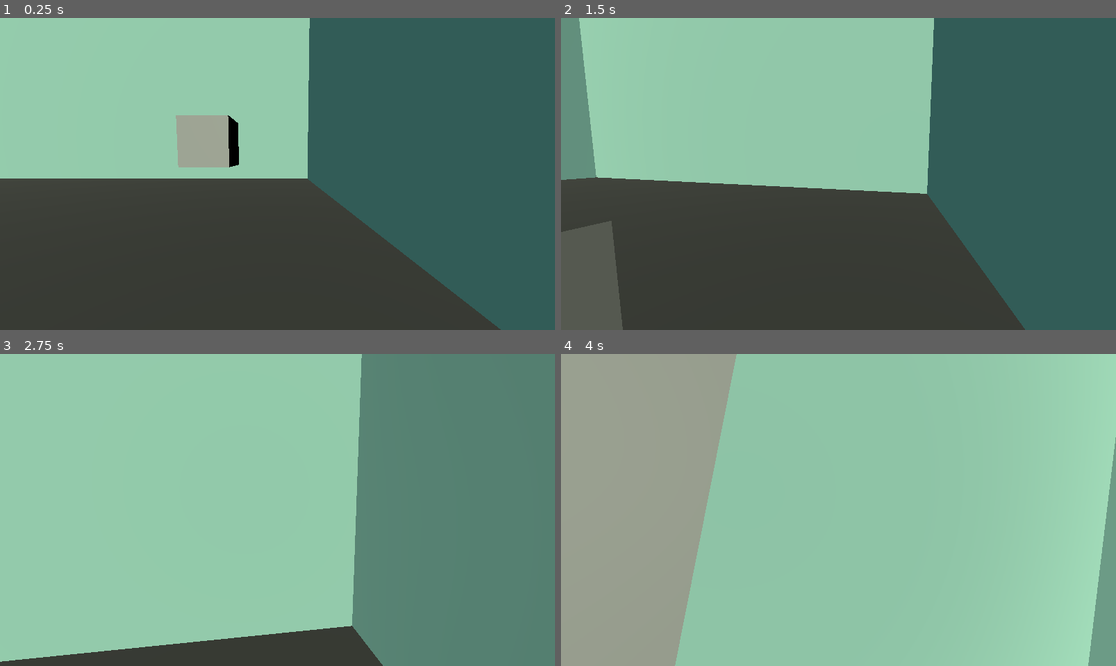
Above: before the commit, frames 1-4 (two rows, left to right).
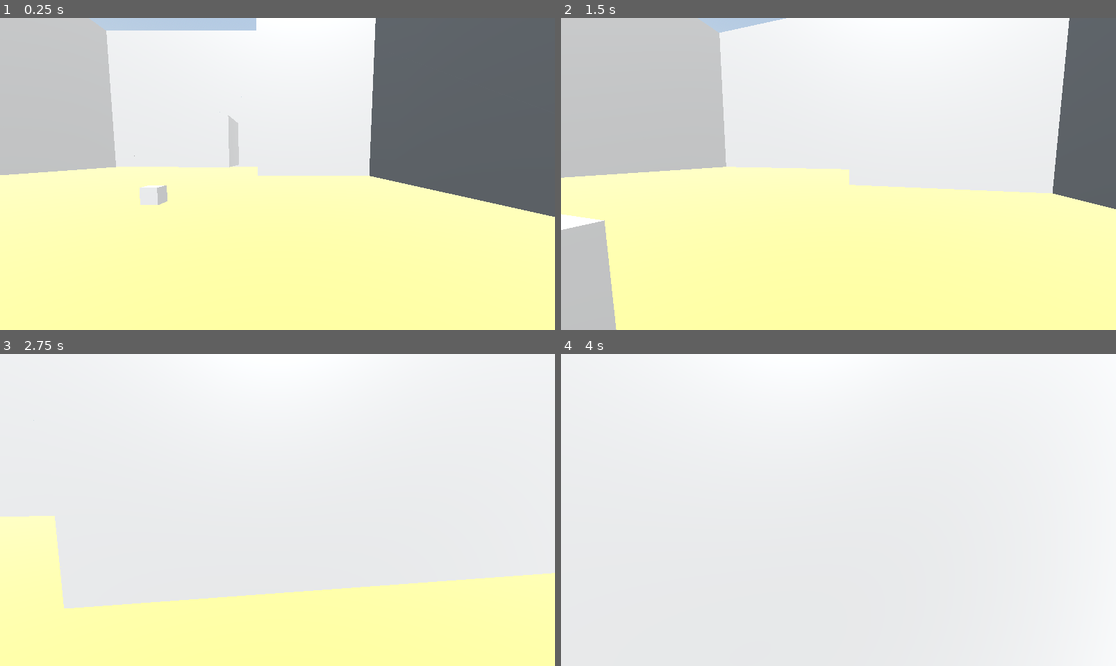
Above: after the commit, the same moments.

Repository: MonkeeyWEB/Godot-Project
Game: Godot game, scene res://node_3d.tscn
Same seed, same stepped clock (60 frames per second), same inputs: the game is played once before the commit and once after it. Sound files missing from this copy of the repository are replaced by a short silence.
Inputs (mouse positions are in pixels of both pictures, inside the frame that each line leads up to):
- Up to frame 1 (0.25 s): no input
- Up to frame 2 (1.5 s): tap Enter (ui_accept) at 0.5, 0.77 s; move the mouse to (866, 174) at 0.52 s; press the mouse at (866, 174) at 0.53 s; hold W (avancer) from 0.53 s (still down); move the mouse to (810, 174) at 1.27 s; release the mouse at (810, 174) at 1.28 s; tap S (reculer) at 1.35 s
- Up to frame 3 (2.75 s): keep holding W (avancer); tap Enter (ui_accept) at 1.52 s; move the mouse to (288, 503) at 2.02 s; press the mouse at (288, 503) at 2.03 s
- Up to frame 4 (4 s): keep holding W (avancer); move the mouse to (832, 516) at 2.77 s; release the mouse at (832, 516) at 2.78 s; tap S (reculer) at 2.85 s; tap Enter (ui_accept) at 3.02, 3.77 s; move the mouse to (877, 513) at 3.52 s; press the mouse at (877, 513) at 3.53 s

The runs differ from the first frame. In frame 1, 100% of the frame differs, in the area x 0-100%, y 0-100%; in frame 2, 100%; in frame 3, 100%; in frame 4, 100%.

Commit message:
sauvegarde des colisions création map

Diff:
--- a/node_3d.tscn
+++ b/node_3d.tscn
@@ -7,22 +7,15 @@
 
 [sub_resource type="StandardMaterial3D" id="StandardMaterial3D_77hj7"]
 albedo_color = Color(0.331098, 0.247018, 0.109262, 1)
-emission_enabled = true
 emission = Color(0.477243, 0.610111, 0.486545, 1)
 
 [sub_resource type="StandardMaterial3D" id="StandardMaterial3D_ri4kk"]
 
 [sub_resource type="PlaneMesh" id="PlaneMesh_ggcsi"]
 material = SubResource("StandardMaterial3D_ri4kk")
+size = Vector2(5, 5)
 
 [sub_resource type="ShaderMaterial" id="ShaderMaterial_kaa5j"]
-
-[sub_resource type="StandardMaterial3D" id="StandardMaterial3D_7ndqv"]
-albedo_color = Color(0.513484, 0.66223, 0.599014, 1)
-emission_enabled = true
-emission = Color(0.200176, 0.359718, 0.339492, 1)
-
-[sub_resource type="QuadMesh" id="QuadMesh_abnnk"]
 
 [sub_resource type="BoxMesh" id="BoxMesh_dsqnt"]
 
@@ -34,77 +27,109 @@
 
 [sub_resource type="Skin" id="Skin_sa10h"]
 
+[sub_resource type="PhysicalSkyMaterial" id="PhysicalSkyMaterial_i81nc"]
+
+[sub_resource type="Sky" id="Sky_q5htx"]
+sky_material = SubResource("PhysicalSkyMaterial_i81nc")
+
+[sub_resource type="Environment" id="Environment_8mcjl"]
+background_mode = 2
+sky = SubResource("Sky_q5htx")
+
 [node name="Node3D" type="Node3D"]
 
 [node name="Player" parent="." instance=ExtResource("1_rltks")]
 transform = Transform3D(1, 0, 0, 0, 1, 0, 0, 0, 1, 7.00249, -3.76143, 2.80848)
 
 [node name="base 3D" type="MeshInstance3D" parent="."]
-transform = Transform3D(10, 0, 0, 0, 3, 0, 0, 0, 10, 0, 0, 0)
+transform = Transform3D(10, 0, 0, 0, 3, 0, 0, 0, 10, 4.74799, 0.131689, 1.20793)
 material_override = SubResource("StandardMaterial3D_77hj7")
 gi_lightmap_scale = 2
 mesh = SubResource("PlaneMesh_ggcsi")
 surface_material_override/0 = SubResource("ShaderMaterial_kaa5j")
 
-[node name="Mur1" type="MeshInstance3D" parent="base 3D"]
-transform = Transform3D(2, 0, 0, 0, 5, 0, 0, 0, 1, 0.00222967, 2.28248, -0.981542)
-material_override = SubResource("StandardMaterial3D_7ndqv")
-mesh = SubResource("QuadMesh_abnnk")
-skeleton = NodePath("../..")
-
-[node name="Mur2" type="MeshInstance3D" parent="base 3D"]
-transform = Transform3D(2, 0, 0, 0, -5, 1.50996e-07, 0, -7.54979e-07, -1, 0.00222967, 2.31179, 0.982106)
-material_override = SubResource("StandardMaterial3D_7ndqv")
-mesh = SubResource("QuadMesh_abnnk")
-skeleton = NodePath("../..")
-
-[node name="Mur3" type="MeshInstance3D" parent="base 3D"]
-transform = Transform3D(-8.74228e-08, 0, -1, 0, 5, 0, 2, 0, -4.37114e-08, 0.980834, 2.26552, 0.00184917)
-material_override = SubResource("StandardMaterial3D_7ndqv")
-mesh = SubResource("QuadMesh_abnnk")
-skeleton = NodePath("../..")
-
-[node name="Mur4" type="MeshInstance3D" parent="base 3D"]
-transform = Transform3D(-8.74228e-08, 0, 1, 0, 5, 0, -2, 0, -4.37114e-08, -0.982293, 2.31246, 0.00184917)
-material_override = SubResource("StandardMaterial3D_7ndqv")
-mesh = SubResource("QuadMesh_abnnk")
-skeleton = NodePath("../..")
-
 [node name="global colision" type="CSGCombiner3D" parent="."]
 use_collision = true
 
 [node name="CSGBox3D" type="CSGBox3D" parent="global colision"]
-transform = Transform3D(1, 0, 0, 0, 1, 0, 0, 0, 1, 0.143204, -0.0317383, -0.00161743)
-size = Vector3(20.3175, 0.0732422, 19.939)
+transform = Transform3D(1, 0, 0, 0, 1, 0, 0, 0, 1, 9.41789, -0.0317383, -1.49778)
+size = Vector3(38.8669, 0.0732422, 44.0011)
 
 [node name="CSGBox3D3" type="CSGBox3D" parent="global colision"]
-transform = Transform3D(1, 0, 0, 0, 1, 0, 0, 0, 1, -0.0379639, 6.9502, 9.96949)
-size = Vector3(20.179, 14.9004, 0.224731)
+transform = Transform3D(1, 0, 0, 0, 1, 0, 0, 0, 1, 8.82698, 6.90812, 19.4258)
+size = Vector3(37.9089, 14.7285, 0.224731)
 
 [node name="CSGBox3D4" type="CSGBox3D" parent="global colision"]
-transform = Transform3D(1, 0, 0, 0, 1, 0, 0, 0, 1, -0.0759277, 7.01663, -9.96374)
-size = Vector3(20.179, 14.7421, 0.224731)
+transform = Transform3D(1, 0, 0, 0, 1, 0, 0, 0, 1, 1.97852, 7.01663, -20.2364)
+size = Vector3(24, 14.742, 0.225)
 
 [node name="CSGBox3D2" type="CSGBox3D" parent="global colision"]
-transform = Transform3D(1, 0, 0, 0, 1, 0, 0, 0, 1, 9.9621, 7.07899, 0.017334)
-size = Vector3(0.214722, 14.4119, 20.2358)
+transform = Transform3D(1, 0, 0, 0, 1, 0, 0, 0, 1, 13.8835, 7.19464, -9.39631)
+size = Vector3(0.215, 14.412, 21.7396)
 
 [node name="CSGBox3D5" type="CSGBox3D" parent="global colision"]
 transform = Transform3D(1, 0, 0, 0, 1, 0, 0, 0, 1, -9.97504, 7.14948, -0.311876)
-size = Vector3(0.214722, 14.4202, 20.8408)
+size = Vector3(0.215, 14.42, 40)
+
+[node name="CSGBox3D6" type="CSGBox3D" parent="global colision"]
+transform = Transform3D(1, 0, 0, 0, 1, 0, 0, 0, 1, 27.6395, 7.07899, 4.38684)
+size = Vector3(0.215, 14.412, 30)
+
+[node name="CSGBox3D7" type="CSGBox3D" parent="global colision"]
+transform = Transform3D(1, 0, 0, 0, 1, 0, 0, 0, 1, 17.2703, 7.01663, -10.4837)
+size = Vector3(21.0116, 14.742, 0.225)
+
+[node name="CSGBox3D8" type="CSGBox3D" parent="global colision"]
+transform = Transform3D(1, 0, 0, 0, 1, 0, 0, 0, 1, 8.82698, 6.90812, 9.14359)
+size = Vector3(37.9089, 14.7285, 0.224731)
+
+[node name="CSGBox3D9" type="CSGBox3D" parent="global colision"]
+transform = Transform3D(1, 0, 0, 0, 1, 0, 0, 0, 1, 16.868, 7.07899, 14.3173)
+size = Vector3(0.215, 14.412, 10.1391)
+
+[node name="CSGBox3D10" type="CSGBox3D" parent="global colision"]
+transform = Transform3D(1, 0, 0, 0, 1, 0, 0, 0, 1, 6.3157, 7.07899, 14.2242)
+size = Vector3(0.215, 14.412, 10.3253)
+
+[node name="CSGBox3D11" type="CSGBox3D" parent="global colision"]
+transform = Transform3D(1, 0, 0, 0, 1, 0, 0, 0, 1, 20.7903, 6.90812, 5.39943)
+size = Vector3(13.9823, 14.7285, 0.224731)
+
+[node name="CSGBox3D12" type="CSGBox3D" parent="global colision"]
+transform = Transform3D(1, 0, 0, 0, 1, 0, 0, 0, 1, 13.8878, 7.12612, 4.6778)
+size = Vector3(0.215, 14.3018, 1.62933)
+
+[node name="CSGBox3D13" type="CSGBox3D" parent="global colision"]
+transform = Transform3D(1, 0, 0, 0, 1, 0, 0, 0, 1, 13.8878, 9.07872, 2.56187)
+size = Vector3(0.215, 10.3966, 3.15744)
+
+[node name="toilettes collisions" type="CSGCombiner3D" parent="global colision"]
+
+[node name="CSGBox3D13" type="CSGBox3D" parent="global colision/toilettes collisions"]
+transform = Transform3D(1, 0, 0, 0, 1, 0, 0, 0, 1, 6.85303, 9.07872, -14.0666)
+size = Vector3(0.215, 10.3966, 3.15744)
+
+[node name="CSGBox3D12" type="CSGBox3D" parent="global colision/toilettes collisions"]
+transform = Transform3D(1, 0, 0, 0, 1, 0, 0, 0, 1, 6.85137, 7.12612, -17.9487)
+size = Vector3(0.215, 14.3018, 4.87181)
+
+[node name="CSGBox3D14" type="CSGBox3D" parent="global colision/toilettes collisions"]
+transform = Transform3D(1, 0, 0, 0, 1, 0, 0, 0, 1, 6.85062, 7.12612, -11.9456)
+size = Vector3(0.215, 14.3018, 3.13347)
 
 [node name="audio box" type="CSGBox3D" parent="."]
-transform = Transform3D(0.2, 0, 0, 0, 0.2, 0, 0, 0, 0.2, 0, 0.945488, 0)
+transform = Transform3D(0.2, 0, 0, 0, 0.2, 0, 0, 0, 0.2, 6.54908, 0.945488, 0)
 use_collision = true
 script = ExtResource("2_c1g2k")
 
 [node name="AudioStreamPlayer3D" type="AudioStreamPlayer3D" parent="audio box"]
 transform = Transform3D(5, 0, 0, 0, 5, 0, 0, 0, 5, -0.13444, -0.139036, -0.050539)
 stream = ExtResource("2_twlm6")
+volume_db = 10.0
 unit_size = 1.0
 max_db = 0.1
 autoplay = true
-max_distance = 1.5
+max_distance = 5.5
 panning_strength = 0.2
 
 [node name="RigidBody3D" type="RigidBody3D" parent="."]
@@ -128,4 +153,17 @@
 skin = SubResource("Skin_sa10h")
 skeleton = NodePath("../CollisionShape3D")
 
+[node name="CSGBox3D" type="CSGBox3D" parent="."]
+transform = Transform3D(1, 0, 0, 0, 1, 0, 0, 0, 1, -2.03471, 2.20573, -1.10254)
+size = Vector3(0.306152, 1.95593, 3.20508)
+
+[node name="WorldEnvironment" type="WorldEnvironment" parent="."]
+environment = SubResource("Environment_8mcjl")
+
+[node name="DirectionalLight3D" type="DirectionalLight3D" parent="."]
+transform = Transform3D(0.995757, 0.0134382, 0.0910365, -0.092023, 0.145412, 0.985082, 0, -0.98928, 0.146031, 1.24121, 13.2298, -2.51871)
+light_energy = 16.0
+light_indirect_energy = 6.585
+light_volumetric_fog_energy = 3.717
+
 [connection signal="finished" from="audio box/AudioStreamPlayer3D" to="audio box" method="_on_audio_stream_player_3d_finished"]
--- a/player.tscn
+++ b/player.tscn
@@ -27,10 +27,12 @@
 [node name="hand" type="RayCast3D" parent="CharacterBody3D/Camera3D"]
 transform = Transform3D(0.983562, 0.180571, -7.89299e-09, -6.12027e-16, -4.37114e-08, -1, -0.180571, 0.983562, -4.29929e-08, -0.237371, -0.131398, 0.222469)
 
-[node name="DirectionalLight3D" type="DirectionalLight3D" parent="CharacterBody3D"]
-transform = Transform3D(1, 0, 0, 0, 0.993175, 0.116636, 0, -0.116636, 0.993175, 0, 0, 0)
-light_color = Color(0.766415, 0.798313, 0.72185, 1)
-light_energy = 2.0
+[node name="SpotLight3D" type="SpotLight3D" parent="CharacterBody3D"]
+transform = Transform3D(1, 0, 0, 0, 0.0305559, 0.999533, 0, -0.999533, 0.0305559, 0, 16.5129, 0)
+light_color = Color(0.496741, 0.480343, 0.449007, 1)
+light_indirect_energy = 3.717
+spot_range = 25.1993
+spot_angle = 23.9062
 
 [node name="poulet" type="StaticBody3D" parent="."]
 transform = Transform3D(1, 0, 3.39342e-16, 0, 1, 0, 3.39342e-16, 0, 1, 2.98023e-08, 4.58008, 1.49012e-08)
--- a/project.godot
+++ b/project.godot
@@ -14,6 +14,10 @@
 run/main_scene="res://node_3d.tscn"
 config/features=PackedStringArray("4.3", "GL Compatibility")
 config/icon="res://icon.svg"
+
+[display]
+
+window/size/mode=3
 
 [input]
 
Not shown: 1 places in node_3d.tscn that only renumber resources
